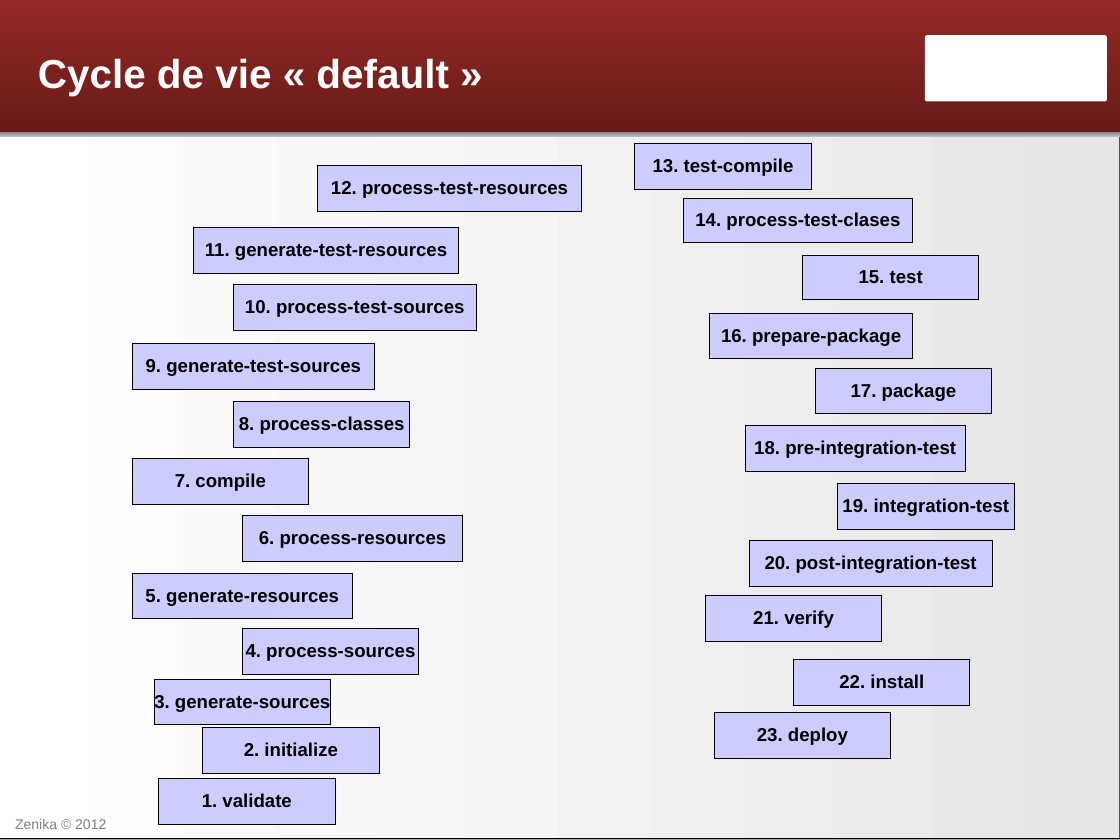
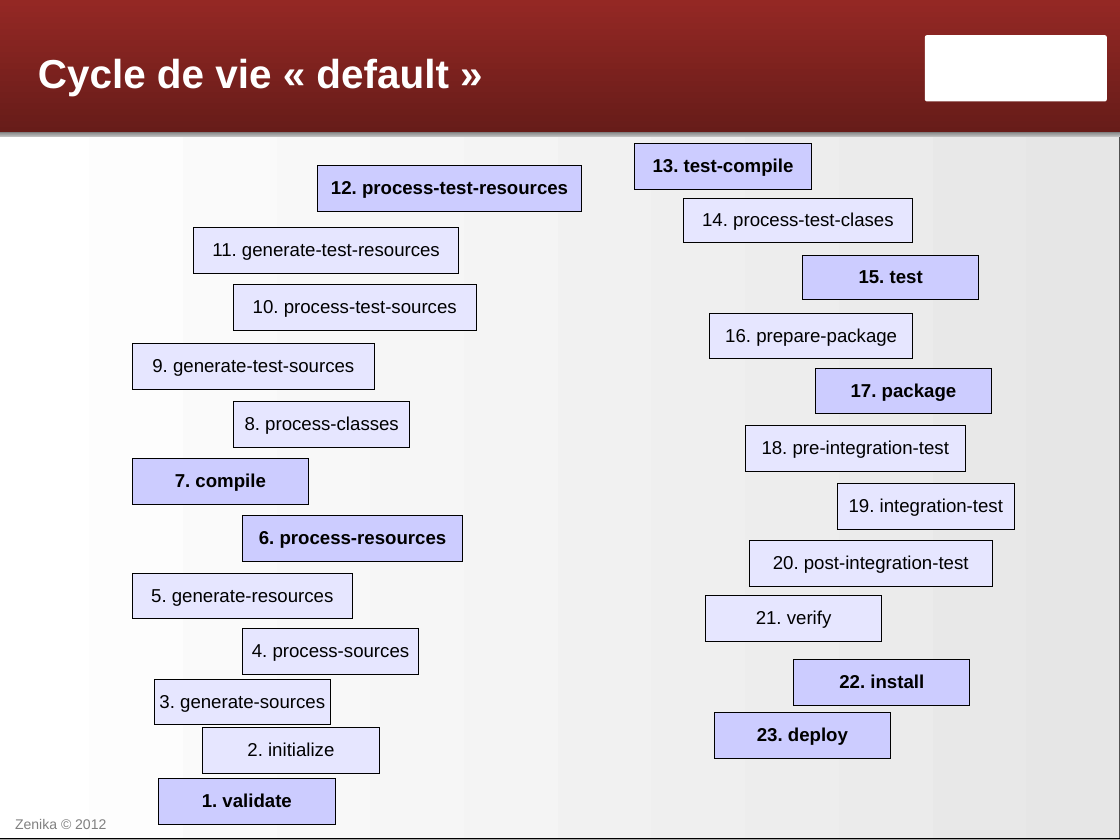
Before and after one commit to Zenika/formation-maven-osgi, a slide deck: slide 6 of Maven - 07 - Le cycle de construction.odp. Drawn at 1120x840 pixels with LibreOffice and Linux fonts; fonts in the diff are those of the drawing; background and template pictures are left out. Boxes give left, top, right and bottom in pixels: in the first picture for what was removed or moved away, otherwise in the second. Text is boxed around its words. In the diff, an @@ line names an element or a change of style, - is before the commit and + after.

```diff
--- a/Maven - 07 - Le cycle de construction.odp
+++ b/Maven - 07 - Le cycle de construction.odp
@@ bold off; fill #CCCCFF to #E6E6FF in 14 elements at box(155, 679, 330, 725), box(243, 628, 419, 674), box(132, 573, 353, 619), box(234, 401, 410, 447), box(132, 344, 375, 390), box(234, 284, 477, 330), box(194, 227, 458, 273), box(710, 314, 913, 360), box(745, 426, 965, 472), box(838, 483, 1014, 529), box(749, 541, 992, 587), box(706, 595, 881, 641), box(683, 198, 913, 242), box(203, 728, 379, 774) @@
```
Also in this commit, not shown: 5 other slides changed, 1 slide added, 1 other file.
